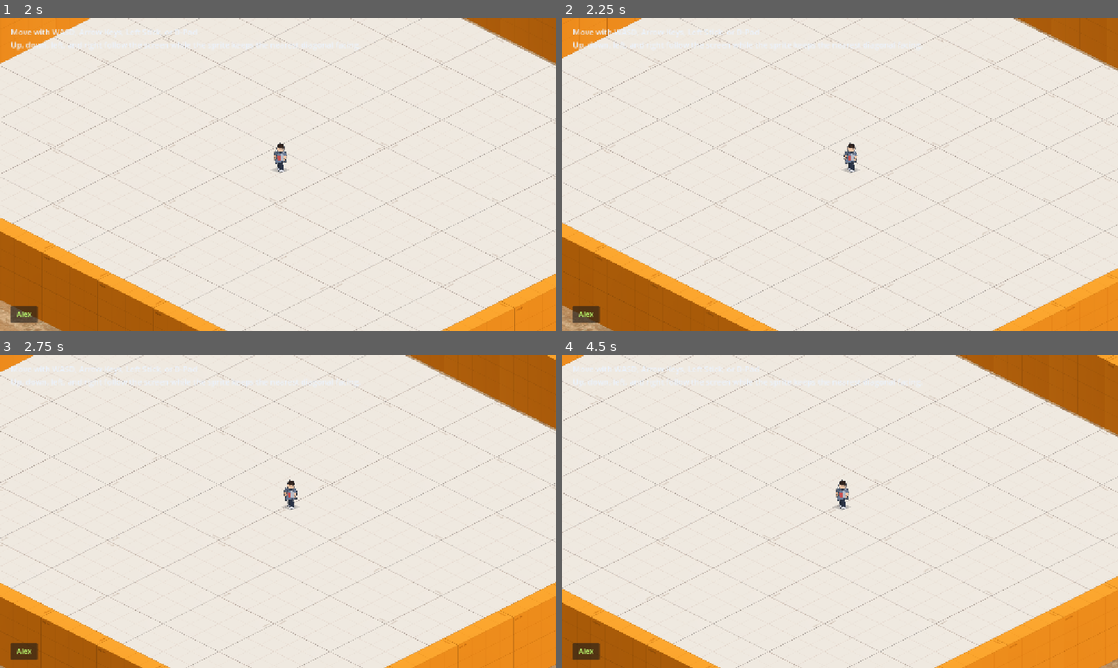
Above: before the commit, frames 1-4 (two rows, left to right).
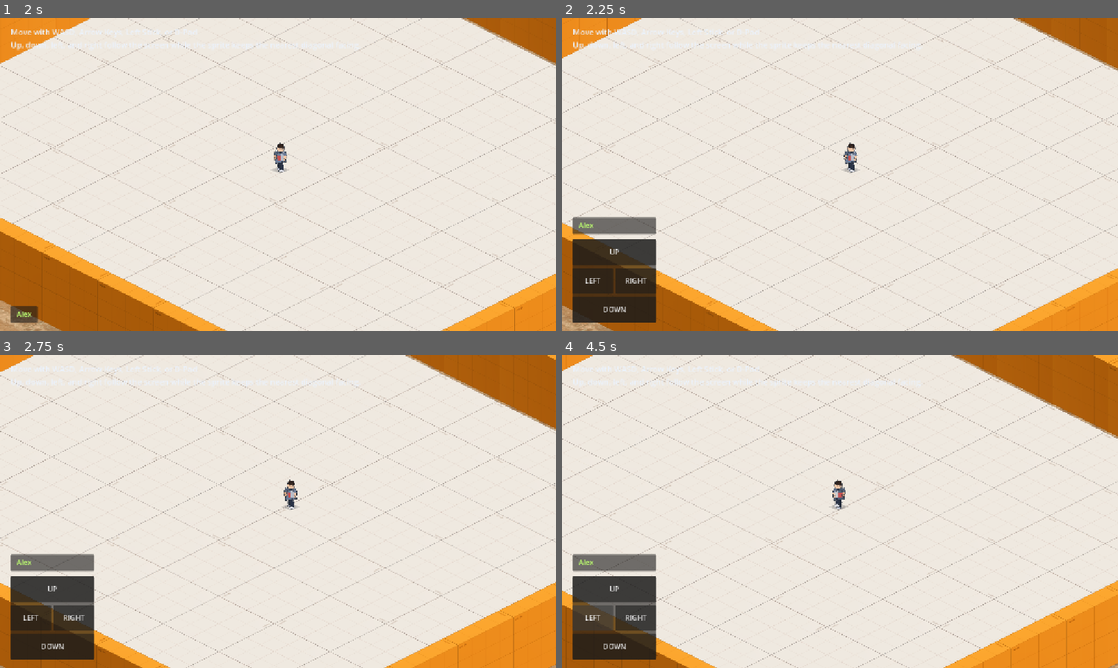
Above: after the commit, the same moments.

Repository: nagolyhprum/deaths-design
Game: Godot game, scene res://scenes/main.tscn
The game is run twice, just before and just after one commit, with the same random seed, the same clock (stepped at 60 frames per second) and the same inputs.
Inputs (mouse positions are in pixels of both pictures, inside the frame that each line leads up to):
- Up to frame 1 (2 s): click (278, 177) at 0.52 s; type "Alex" at 0.6 s; click "Continue" at 1.25 s
- Up to frame 2 (2.25 s): tap Enter at 2 s; move the mouse to (962, 158) at 2.02 s; hold D (move_right) from 2.03 s (still down); tap P at 2.1 s; click (962, 158) at 2.17 s
- Up to frame 3 (2.75 s): keep holding D (move_right)
- Up to frame 4 (4.5 s): release D (move_right) at 2.75 s; drag from (728, 527) to (812, 574) at 2.77 s; click (612, 589) at 3.5 s, where only the run after the commit has a clickable "UP"; click (595, 617) at 4.25 s, where only the run after the commit has a clickable "LEFT"

Frame 1 is identical in both runs. In frame 2, 4.9% of the frame differs, in the area x 1-17%, y 63-98%; in frame 3, 4.9%; in frame 4, 10%, in the area x 0-100%, y 0-100%.

Commit message:
Add P toggle for mobile nav
Co-authored-by: Copilot <223556219+Copilot@users.noreply.github.com>

Diff:
--- a/scripts/test_level.gd
+++ b/scripts/test_level.gd
@@ -11,6 +11,7 @@
 const MOVE_ACTION_RIGHT := &"move_right"
 const MOVE_ACTION_UP := &"move_up"
 const MOVE_ACTION_DOWN := &"move_down"
+const TOGGLE_MOBILE_NAV_KEY := KEY_P
 const MOBILE_NAV_PAD_SIZE := 192.0
 const MOBILE_NAV_BUTTON_HEIGHT := 60.0
 const MOBILE_NAV_BUTTON_GAP := 6
@@ -29,6 +30,7 @@
 var _username_error_label: Label
 var _mobile_navigation_root: Control
 var _pressed_mobile_navigation_actions: Dictionary = {}
+var _mobile_navigation_debug_override_enabled := false
 
 
 func _ready() -> void:
@@ -42,6 +44,13 @@
 
 func _exit_tree() -> void:
 	_release_mobile_navigation_actions()
+
+
+func _unhandled_input(event: InputEvent) -> void:
+	if event is InputEventKey and event.pressed and not event.echo and event.keycode == TOGGLE_MOBILE_NAV_KEY:
+		_mobile_navigation_debug_override_enabled = not _mobile_navigation_debug_override_enabled
+		_refresh_mobile_navigation_visibility()
+		get_viewport().set_input_as_handled()
 
 
 func _build_hud_controls_column() -> void:
@@ -232,7 +241,7 @@
 
 
 func _is_mobile_navigation_available() -> bool:
-	return OS.has_feature("mobile") or DisplayServer.is_touchscreen_available()
+	return OS.has_feature("mobile") or DisplayServer.is_touchscreen_available() or _mobile_navigation_debug_override_enabled
 
 
 func _on_mobile_navigation_button_down(action: StringName) -> void:
Not shown, added: task-records/2026-04-25-14-23-p-toggle-mobile-nav/notes.md
Not shown, added: task-records/2026-04-25-14-23-p-toggle-mobile-nav/original-prompt.md
